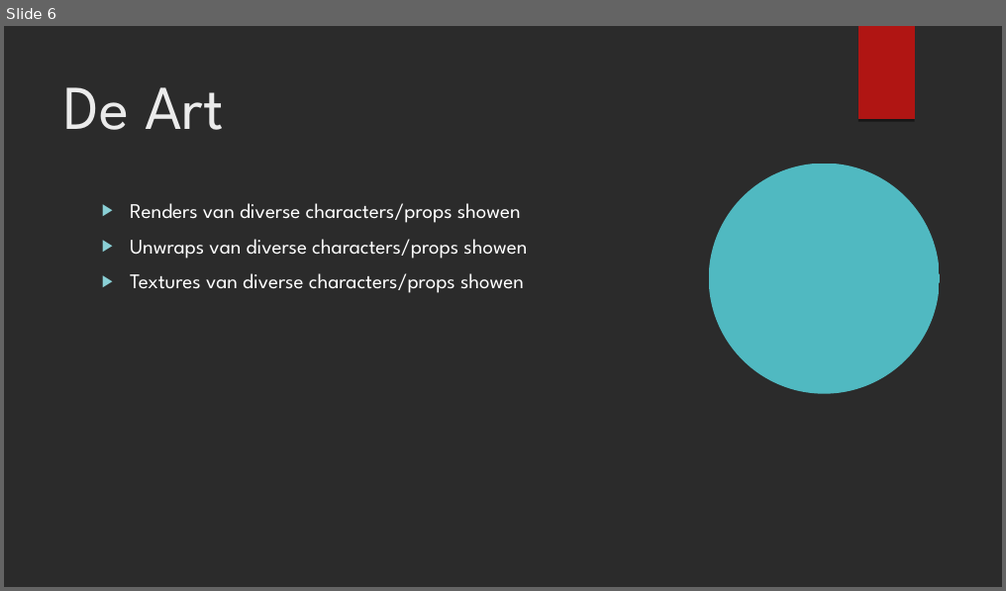
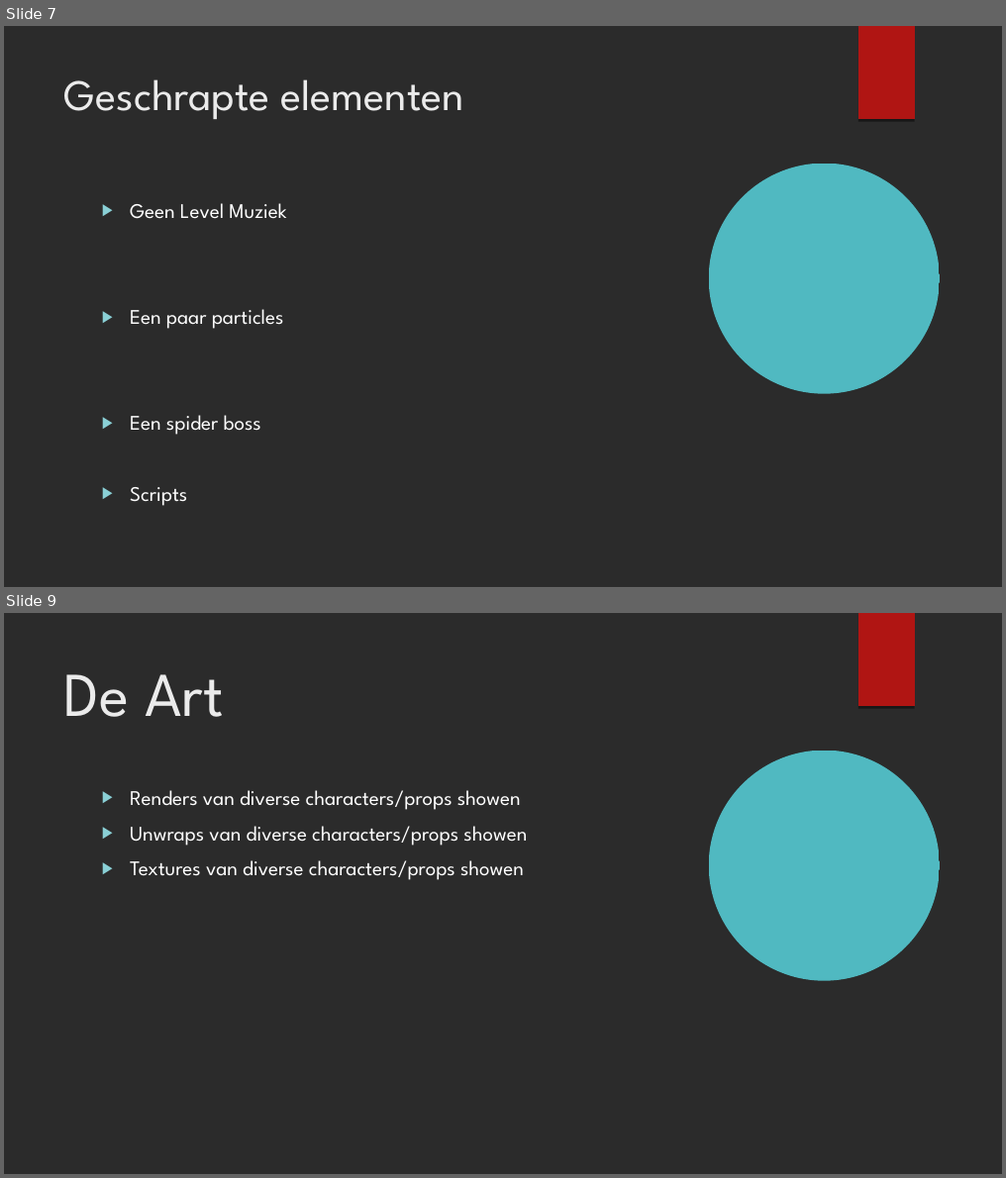
Before and after one commit to kvk4life/Nina-s-Game, a slide deck: Presentatie 3 documenten/Presentatie_sprint_3.odp. Shown one above the other, each under a label of ours: slide 6 before the commit, slides 7 and 9 after it; the slides between them are not shown. The pictures are 1006x591 and 1006x1178 pixels, drawn with LibreOffice and Linux fonts; fonts in the diff are those of the drawing; background and template pictures are left out; a plain dark background stands for a picture behind light text. Boxes give left, top, right and bottom in pixels: in the first picture for what was removed or moved away, otherwise in the second. Text is boxed around its words. In the diff, an @@ line names an element or a change of style, - is before the commit and + after.

```diff
--- a/Presentatie 3 documenten/Presentatie_sprint_3.odp
+++ b/Presentatie 3 documenten/Presentatie_sprint_3.odp
@@ slide 7 added at [4,26,1002,587], background picture (left out); not listed: 2 template elements that a slide beside it also shows @@
@@ title added at [64,79,464,119], 42 pt, text #EBEBEB @@
+Geschrapte elementen
@@ text added at [130,203,286,506], 20 pt, text #FFFFFF @@
+▶ Geen Level Muziek
+▶ Een paar particles
+▶ Een spider boss
+▶ Scripts
@@ what was slide 6 is now slide 9 @@
```
Also in this commit, not shown: 4 slides changed, 4 other slides added, 1 slide removed.
